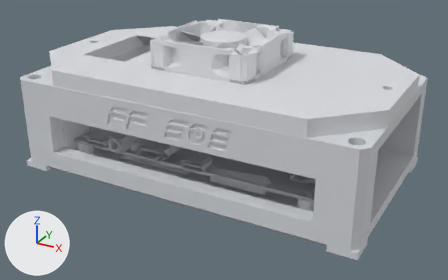
A saved change to the glTF model img/orangepi/orangepi.glb.
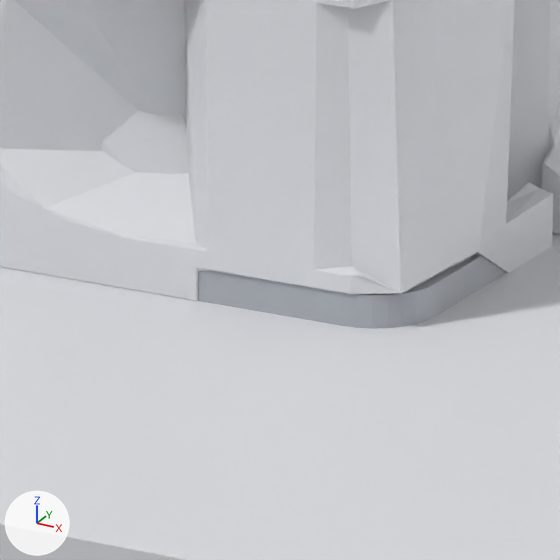
The first picture shows the older version from a 50 mm camera at (0.2071, -0.2656, 0.1373) aimed at (0.1012, -0.0731, 0.041). The close-ups show the older and then the newer version on the part from 48% to 58% of the width and 20% to 37% of the height of that picture. Only the edits that show in the close-ups are written down. The axes (+X, +Y, +Z) are drawn at lower left. The lights are the same throughout. Where no turn or scale is listed for an object, it has been applied to the vertices. Vertices at exactly the same position are counted once.

Names of what the first close-up shows: 'board', 'lid'.
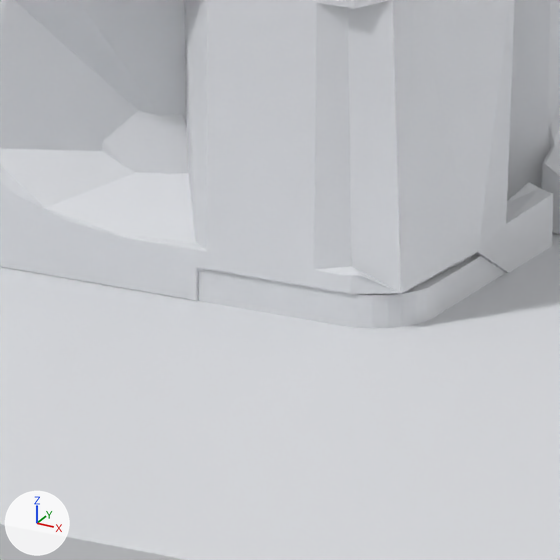
What the commit changed:
me_lid is used by ob_lid; location (0.0, 0.0, 0.0).
me_lid had 3002 vertices, 6034 faces and spanned x 0.0302..0.1662, y -0.1068..-0.0288, z 0.0593..0.0814.
me_lid now has 3378 vertices, 6770 faces and spans x 0.0302..0.1662, y -0.1068..-0.0288, z 0.0593..0.0814.
me_lid part 1: a new loose piece of 94 vertices spanning x 0.1115..0.1181, y -0.0878..-0.0811, z 0.0698..0.0713, in mat_defaultmaterial.
Other edits to the shape of me_lid do not show in these pictures.
me_board is used by ob_board; location (0.0, 0.0, 0.0).
me_board had 12036 vertices, 23242 faces and spanned x 0.0458..0.1504, y -0.1018..-0.0373, z 0.0341..0.0713.
me_board now has 11660 vertices, 22506 faces and spans x 0.0458..0.1504, y -0.1018..-0.0373, z 0.0341..0.0564.
me_board part 2: the loose piece of 94 vertices spanning x 0.1115..0.1181, y -0.0878..-0.0811, z 0.0698..0.0713 is deleted.
Other edits to the shape of me_board do not show in these pictures.

Location of each change, (x1, y1, x2, y2) in pixels of the close-ups (560 x 560 px):
part 1 of me_lid, added
    after: (198, 255, 506, 329)
part 2 of me_board, deleted
    before: (198, 255, 506, 329)
